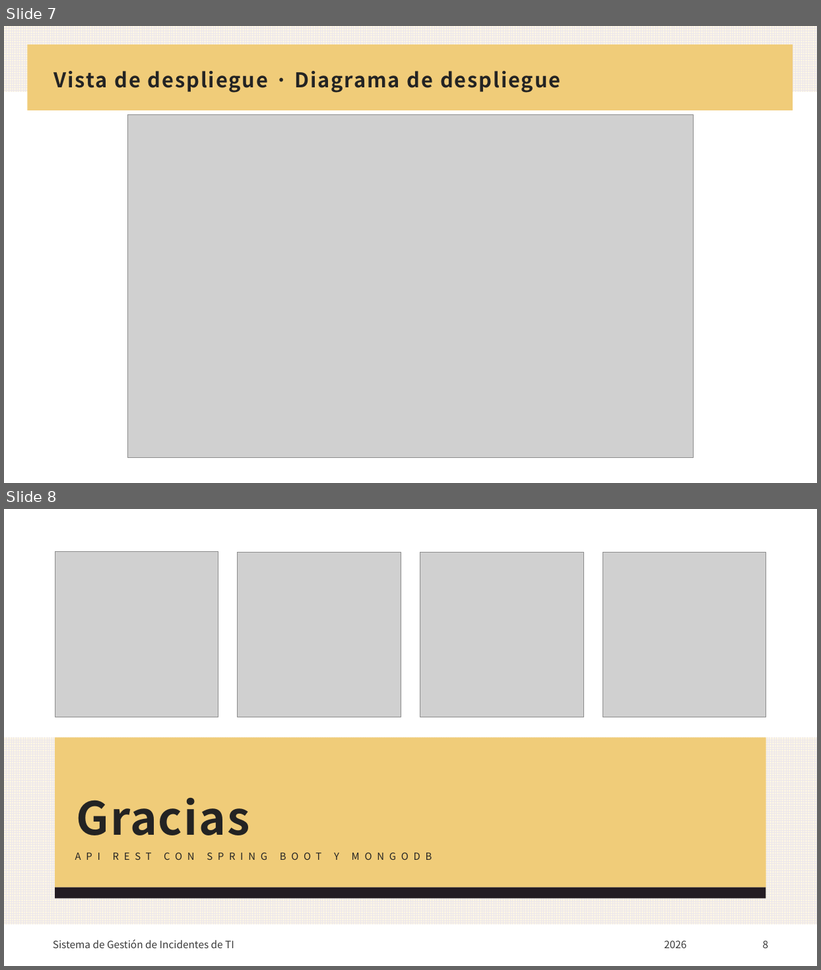
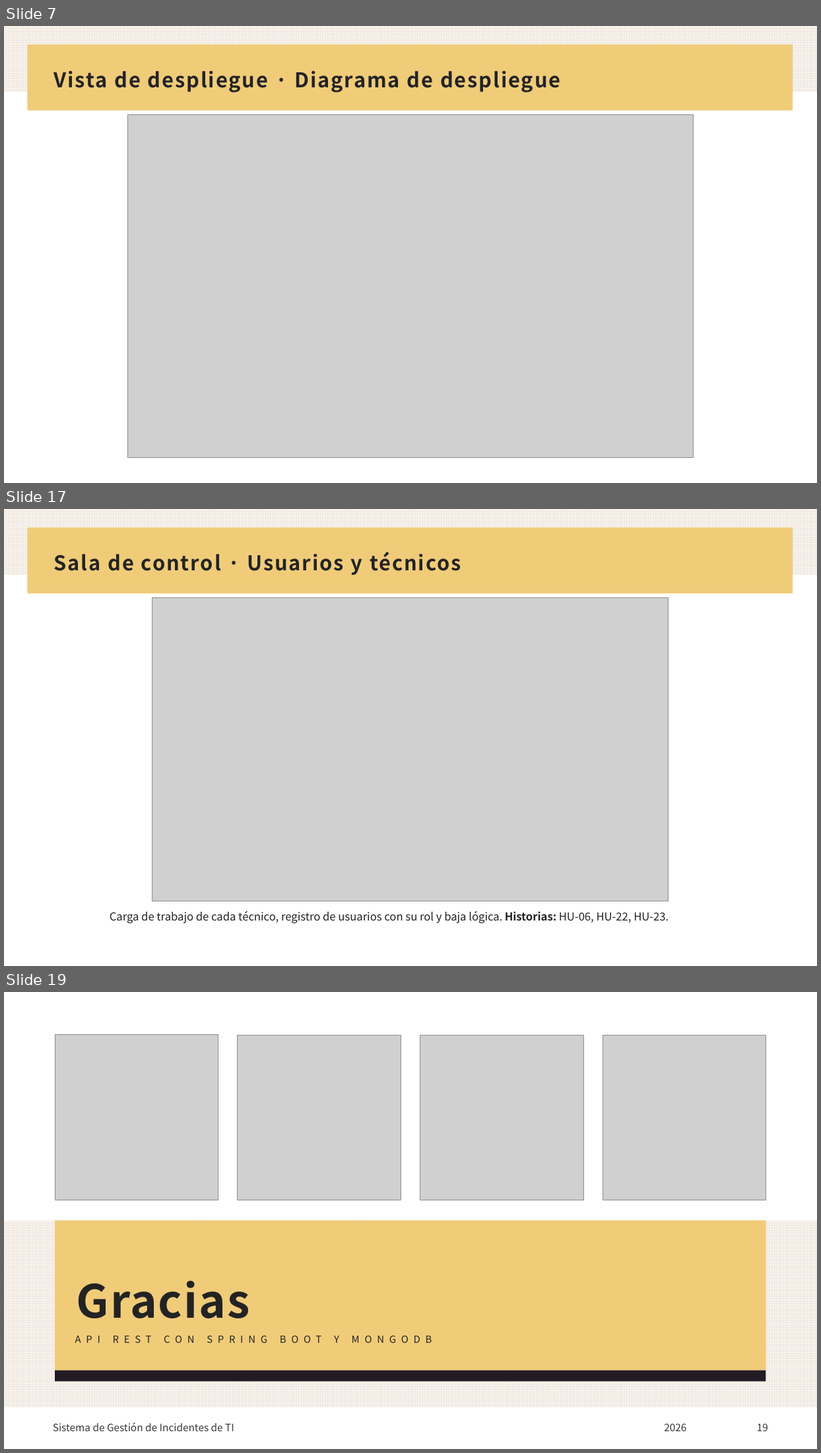
Before and after one commit to Hurtado43/Backend-Gestion-de-incidentes, a slide deck: docs/Presentacion - Sistema de Gestion de Incidentes de TI.pptx. Shown one above the other, each under a label of ours: slides 7 and 8 before the commit, slides 7, 17 and 19 after it; the slides between them are not shown. The pictures are 821x970 and 821x1453 pixels, drawn with LibreOffice and Linux fonts; fonts in the diff are those of the drawing; grey boxes stand for pictures. Boxes give left, top, right and bottom in pixels: in the first picture for what was removed or moved away, otherwise in the second. Text is boxed around its words. In the diff, an @@ line names an element or a change of style, - is before the commit and + after.

Commit message:
Presentación con historias de usuario y capturas de la sala de control
Agrega el resumen por épica, las 25 historias, un ejemplo con criterios de
aceptación (HU-19) y una diapositiva por pantalla con las historias que cubre.

```diff
--- a/docs/Presentacion - Sistema de Gestion de Incidentes de TI.pptx
+++ b/docs/Presentacion - Sistema de Gestion de Incidentes de TI.pptx
@@ slide 17 added at <box>4,509,817,966</box>, background #FFFFFF; not listed: 2 template elements that a slide beside it also shows @@
@@ title added at <box>54,551,461,575</box>, 24 pt, text #232323, bold @@
+Sala de control · Usuarios y técnicos
@@ picture added at <box>152,597,669,901</box> @@
@@ text added at <box>110,911,669,923</box>, 13 pt, text #232323 @@
+Carga de trabajo de cada técnico, registro de usuarios con su rol y baja lógica. Historias: HU‑06, HU‑22, HU‑23.
@@ what was slide 8 is now slide 19 @@
@@ page number at <box>757,1424,768,1432</box>: text changed @@
-8
+19
```
Also in this commit, not shown: 10 other slides added.
